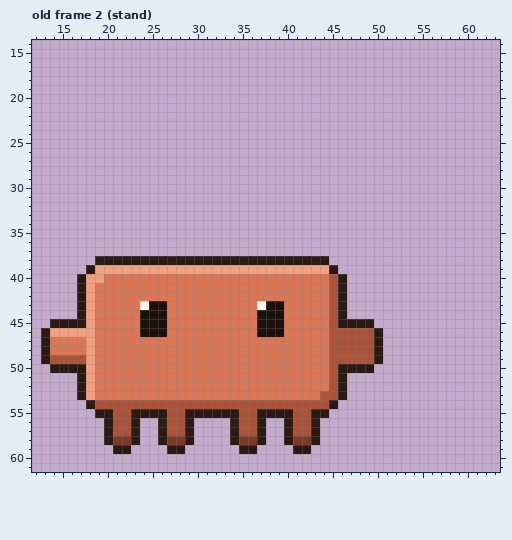
One commit to this pixel-art file: home/quickshell/widgets/clawd/assets/clawd.aseprite. That is the earlier state.
64x64 pixels, 373 frames. Shown: old frame 2 (stand): x 12..63, y 14..61. The commit also changed other frames, which this record leaves out.
And afterwards:
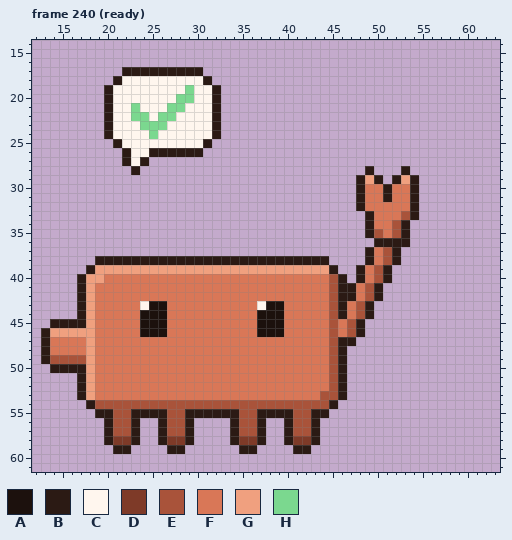
Palette (. is transparent): A #1c110d  B #2b1a14  C #fff6ee  D #7e3a28  E #a9533a  F #d97757  G #f0a07f  H #7bd88f
A new or re-ordered frame is compared with the old frame closest to it.
What changed:
{"change": "frames 373 -> 388"}
{"where": "frame 240 (ready) is new; against old frame 2 (stand)"}
{"frame":240,"y":17,"x":22,"old":".........","new":"BBBBBBBBB"}
{"frame":240,"y":18,"x":21,"old":"...........","new":"BCCCCCCCCCB"}
{"frame":240,"y":19,"x":20,"old":".............","new":"BCCCCCCCCHCCB"}
{"frame":240,"y":20,"x":20,"old":".............","new":"BCCCCCCCHHCCB"}
{"frame":240,"y":21,"x":20,"old":".............","new":"BCCHCCCHHCCCB"}
{"frame":240,"y":22,"x":20,"old":".............","new":"BCCHHCHHCCCCB"}
{"frame":240,"y":23,"x":20,"old":".............","new":"BCCCHHHCCCCCB"}
{"frame":240,"y":24,"x":20,"old":".............","new":"BCCCCHCCCCCCB"}
{"frame":240,"y":25,"x":21,"old":"...........","new":"BCCCCCCCCCB"}
{"frame":240,"y":26,"x":22,"old":".........","new":"BCCBBBBBB"}
{"frame":240,"y":27,"x":22,"old":"...","new":"BCB"}
{"frame":240,"y":28,"x":23,"old":".","new":"B"}
{"frame":240,"y":28,"x":49,"old":".","new":"B"}
{"frame":240,"y":28,"x":53,"old":".","new":"B"}
{"frame":240,"y":29,"x":48,"old":"...","new":"BGB"}
{"frame":240,"y":29,"x":52,"old":"...","new":"BGB"}
{"frame":240,"y":30,"x":48,"old":".......","new":"BFFBFFB"}
{"frame":240,"y":31,"x":48,"old":".......","new":"BFFBFFB"}
{"frame":240,"y":32,"x":48,"old":".......","new":"BFFFFFB"}
{"frame":240,"y":33,"x":49,"old":"......","new":"BFFFEB"}
{"frame":240,"y":34,"x":49,"old":".....","new":"BFFEB"}
{"frame":240,"y":35,"x":49,"old":".....","new":"BEFEB"}
{"frame":240,"y":36,"x":50,"old":"....","new":"BBBB"}
{"frame":240,"y":37,"x":49,"old":"....","new":"BFEB"}
{"frame":240,"y":38,"x":49,"old":"....","new":"BFEB"}
{"frame":240,"y":39,"x":48,"old":"....","new":"BFEB"}
{"frame":240,"y":40,"x":48,"old":"....","new":"BFEB"}
{"frame":240,"y":41,"x":47,"old":"....","new":"BFEB"}
{"frame":240,"y":42,"x":47,"old":"....","new":"BFEB"}
{"frame":240,"y":43,"x":47,"old":"...","new":"FEB"}
{"frame":240,"y":44,"x":47,"old":"...","new":"FEB"}
{"frame":240,"y":45,"x":46,"old":"BB","new":"FE"}
{"frame":240,"y":45,"x":49,"old":"B","new":"."}
{"frame":240,"y":46,"x":46,"old":"E","new":"F"}
{"frame":240,"y":46,"x":48,"old":"EEB","new":"B.."}
{"frame":240,"y":47,"x":46,"old":"EEEEB","new":"BB..."}
{"frame":240,"y":48,"x":46,"old":"EEEEB","new":"B...."}
{"frame":240,"y":49,"x":46,"old":"EEEEB","new":"B...."}
{"frame":240,"y":50,"x":47,"old":"BBB","new":"..."}
{"label":"added","picture_box":[104,67,221,175]}
{"label":"changed","picture_box":[338,166,419,373]}
